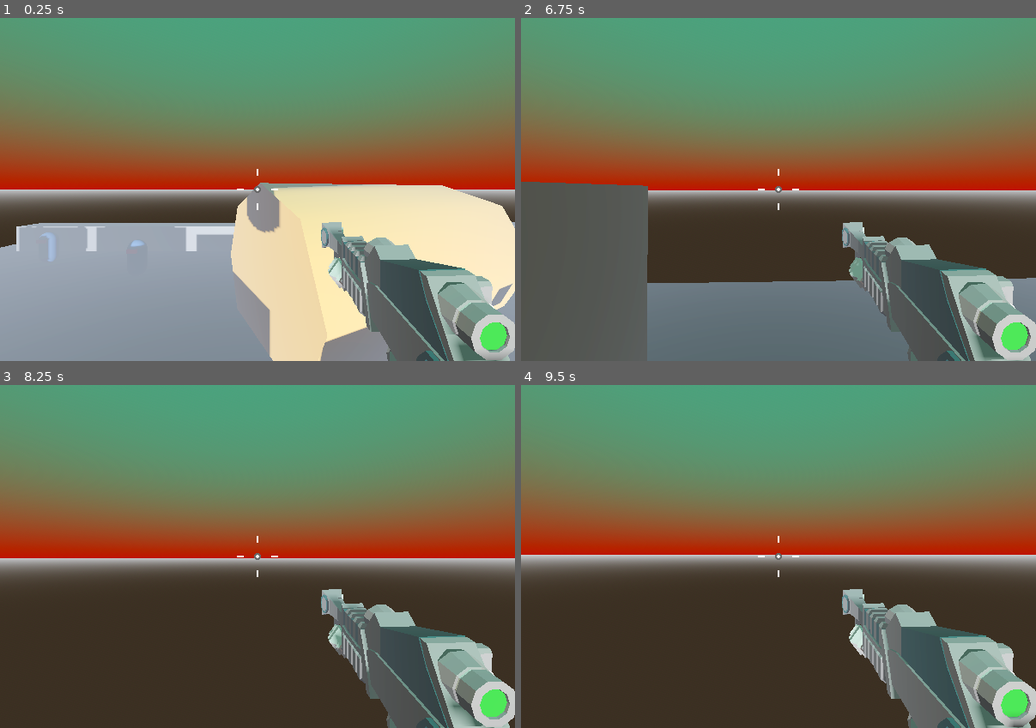
Above: before the commit, frames 1-4 (two rows, left to right).
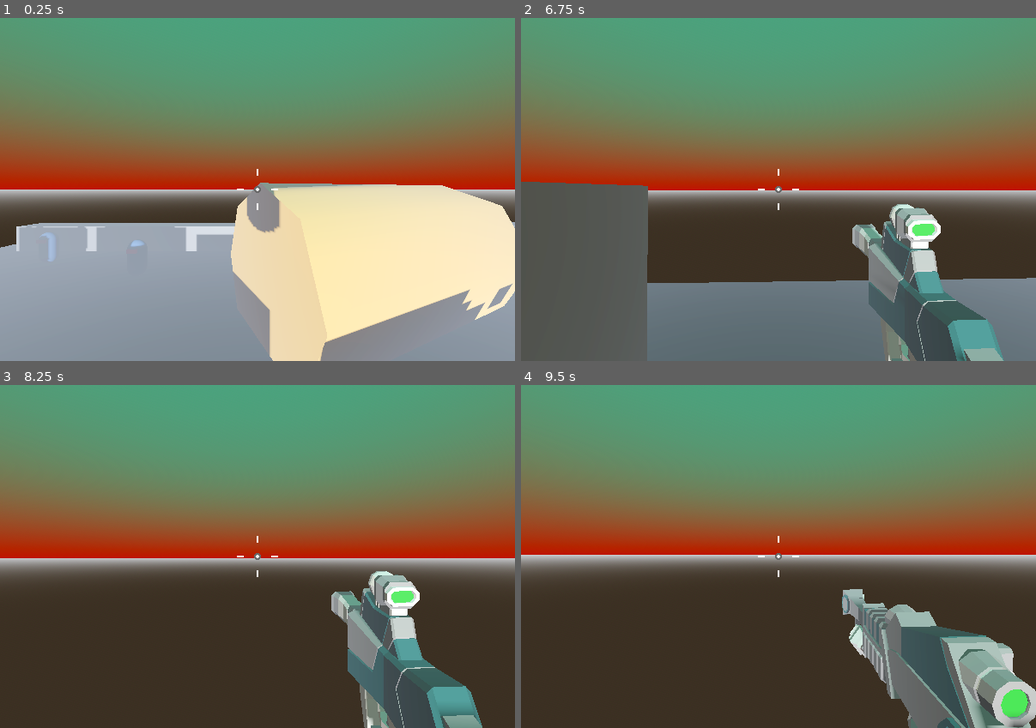
Above: after the commit, the same moments.

Repository: tiagoskaterock/robo-rampage-3d
Game: Godot game, scene res://Levels/Sandbox.tscn
Two runs of this game, one before a commit and one after it. Both use one fixed random seed, a clock stepped at 60 frames per second and the inputs below. Sound files missing from this copy of the repository are replaced by a short silence.
Inputs (mouse positions are in pixels of both pictures, inside the frame that each line leads up to):
- Up to frame 1 (0.25 s): no input
- Up to frame 2 (6.75 s): move the mouse to (804, 189) at 0.52 s; hold Keypad 7 (weapon_7) 0.53-1.28 s; hold Keypad 5 (up) 0.53-5.78 s; tap Keypad 0 (jump) at 0.77, 1.52, 3.02, 3.77, 4.52, 6.02 s; tap Keypad 8 (weapon_8) at 0.8, 1.35, 2.3 s; move the mouse to (752, 189) at 1.27 s; tap Keypad 7 (weapon_7) at 1.55, 2.85, 4.35, 6.05 s; move the mouse to (788, 182) at 2.02 s; press the mouse at (788, 182) at 2.03 s; move the mouse to (773, 196) at 2.77 s; release the mouse at (773, 196) at 2.78 s; move the mouse to (819, 192) at 3.52 s; hold Keypad 8 (weapon_8) 3.53-4.28 s; move the mouse to (737, 186) at 4.27 s; move the mouse to (783, 189) at 5.02 s; hold Keypad 8 (weapon_8) 5.03-5.78 s; move the mouse to (757, 182) at 5.77 s; hold Keypad 3 (right) 5.78-6.53 s; click (757, 182) at 5.85 s; move the mouse to (804, 189) at 6.52 s; hold Keypad 5 (up) from 6.53 s (still down); hold Keypad 7 (weapon_7) from 6.53 s (still down)
- Up to frame 3 (8.25 s): keep holding Keypad 5 (up); tap Keypad 0 (jump) at 6.77, 7.52 s; tap Keypad 8 (weapon_8) at 6.8, 7.35 s; move the mouse to (231, 556) at 7.27 s; release Keypad 7 (weapon_7) at 7.28 s; tap Keypad 7 (weapon_7) at 7.55 s; move the mouse to (267, 549) at 8.02 s; hold Keypad 7 (weapon_7) from 8.03 s (still down)
- Up to frame 4 (9.5 s): tap Keypad 8 (weapon_8) at 8.3, 8.85 s; move the mouse to (773, 563) at 8.77 s; release Keypad 5 (up) at 8.78 s; release Keypad 7 (weapon_7) at 8.78 s; hold Keypad 1 (left) from 8.78 s (still down); tap Keypad 0 (jump) at 9.02 s; tap Keypad 7 (weapon_7) at 9.05 s

The runs differ from the first frame. In frame 1, 8.5% of the frame differs, in the area x 62-100%, y 59-100%; in frame 2, 7.5%; in frame 3, 8.2%; in frame 4, nothing differs.

Commit message:
88. Cycling Weapons

Diff:
--- a/Player/WeaponHandler.gd
+++ b/Player/WeaponHandler.gd
@@ -1,12 +1,12 @@
 extends Node3D
 
-@export var weapon_7 : Node3D
-@export var weapon_8 : Node3D
+@export var weapon_1 : Node3D
+@export var weapon_2 : Node3D
 
 var pre_gun_load = preload("res://FX/gun_load.tscn")
 
 func _ready() -> void:
-	equip(weapon_7)
+	equip(weapon_1)
 
 func equip(active_weapon : Node3D) -> void:
 	for child in get_children():
@@ -19,14 +19,32 @@
 
 
 func _unhandled_input(event : InputEvent) -> void:
-	if event.is_action_pressed('weapon_7'):
-		equip(weapon_7)
-		gun_load_sfx()
-	if event.is_action_pressed('weapon_8'):
-		equip(weapon_8)
-		gun_load_sfx()
-
+	if event.is_action_pressed('next_weapon'):
+		next_weapon()
+	if event.is_action_pressed("last_weapon"):
+		last_weapon()
 
 func gun_load_sfx():
 	var gun_load = pre_gun_load.instantiate()
 	get_parent().add_child(gun_load)
+
+
+func next_weapon() -> void:
+	var index = get_current_index()
+	index = wrapi(index + 1, 0, get_child_count())
+	equip(get_child(index))
+	print(index)
+
+
+func last_weapon() -> void:
+	var index = get_current_index()
+	index = wrapi(index - 1, 0, get_child_count())
+	equip(get_child(index))
+	print(index)
+
+
+func get_current_index() -> int:
+	for index in get_child_count():
+		if get_child(index).visible:
+			return index
+	return 0
--- a/Player/player.tscn
+++ b/Player/player.tscn
@@ -112,10 +112,8 @@
 cull_mask = 2
 fov = 40.0
 
-[node name="WeaponHandler" type="Node3D" parent="SubViewportContainer/SubViewport/WeaponCamera" node_paths=PackedStringArray("weapon_7", "weapon_8")]
+[node name="WeaponHandler" type="Node3D" parent="SubViewportContainer/SubViewport/WeaponCamera"]
 script = ExtResource("3_s88h8")
-weapon_7 = NodePath("Rifle")
-weapon_8 = NodePath("SMG")
 
 [node name="Rifle" parent="SubViewportContainer/SubViewport/WeaponCamera/WeaponHandler" instance=ExtResource("3_4unvg")]
 
@@ -127,6 +125,7 @@
 anchor_bottom = 1.0
 grow_horizontal = 2
 grow_vertical = 2
+mouse_filter = 2
 
 [node name="CrossHair" type="Control" parent="CenterContainer"]
 layout_mode = 2
@@ -140,6 +139,7 @@
 grow_horizontal = 2
 grow_vertical = 2
 pivot_offset = Vector2(576, 324)
+mouse_filter = 2
 texture = ExtResource("5_8w5e3")
 expand_mode = 2
 
--- a/project.godot
+++ b/project.godot
@@ -19,7 +19,6 @@
 
 window/size/viewport_width=600
 window/size/viewport_height=400
-window/size/mode=2
 
 [input]
 
@@ -63,3 +62,13 @@
 "events": [Object(InputEventKey,"resource_local_to_scene":false,"resource_name":"","device":-1,"window_id":0,"alt_press …(183 unchanged characters)…
 ]
 }
+next_weapon={
+"deadzone": 0.5,
+"events": [Object(InputEventKey,"resource_local_to_scene":false,"resource_name":"","device":-1,"window_id":0,"alt_pressed":false,"shift_pressed":false,"ctrl_pressed":false,"meta_pressed":false,"pressed":false,"keycode":0,"physical_keycode":4194446,"key_label":0,"unicode":56,"echo":false,"script":null)
+]
+}
+last_weapon={
+"deadzone": 0.5,
+"events": [Object(InputEventKey,"resource_local_to_scene":false,"resource_name":"","device":-1,"window_id":0,"alt_pressed":false,"shift_pressed":false,"ctrl_pressed":false,"meta_pressed":false,"pressed":false,"keycode":0,"physical_keycode":4194445,"key_label":0,"unicode":55,"echo":false,"script":null)
+]
+}
